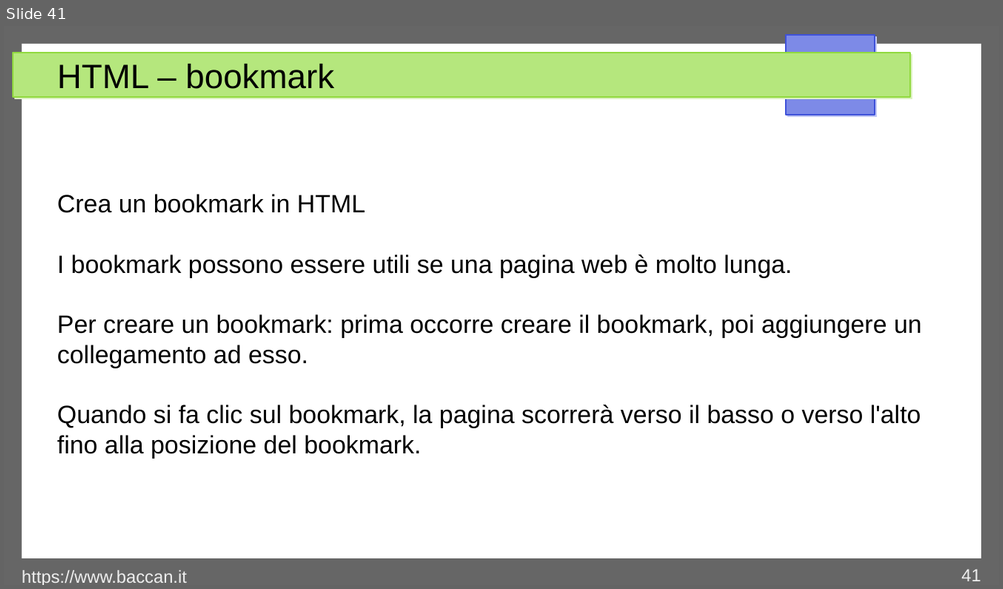
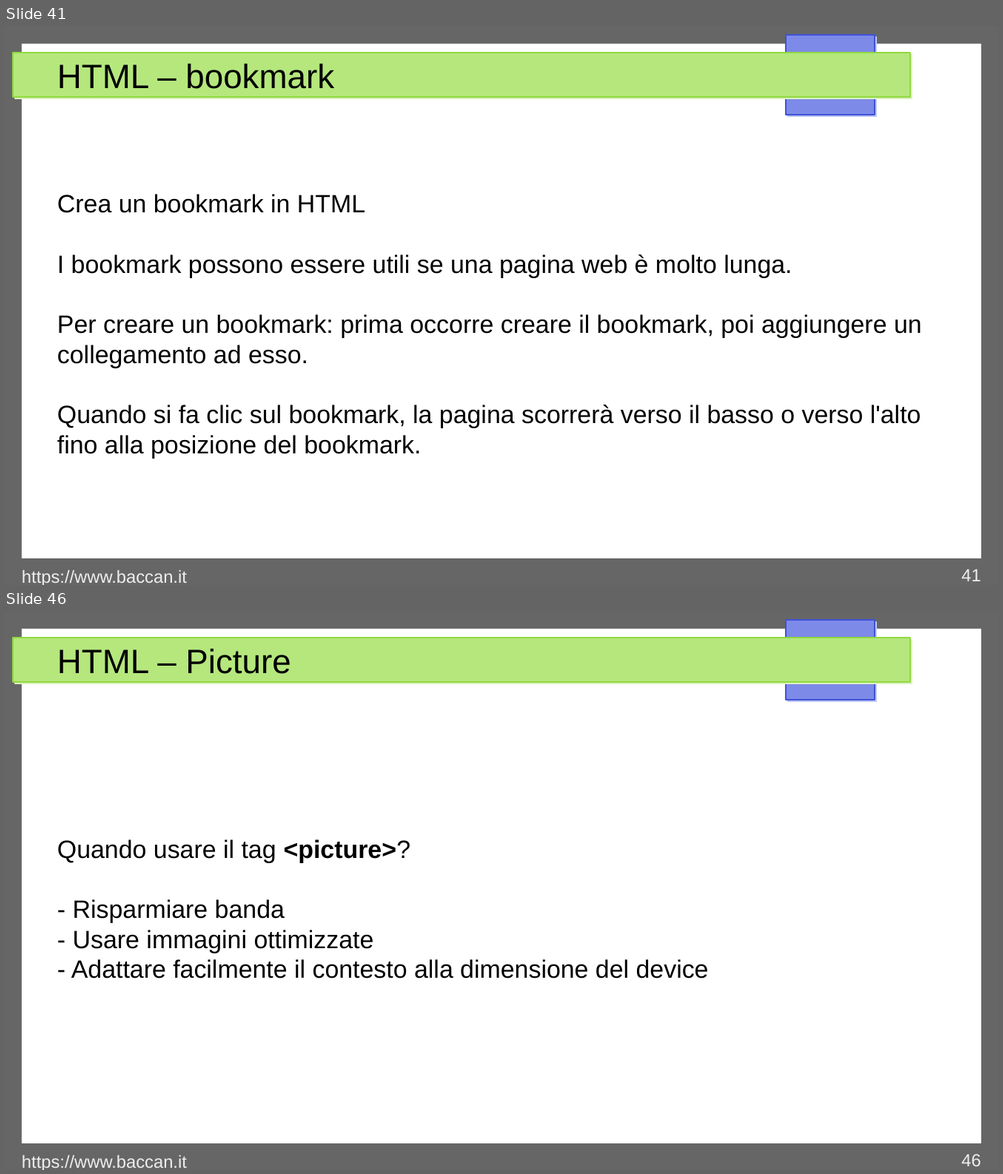
Before and after one commit to matteobaccan/CorsoHTML, a slide deck: Chapter_html.odp. Shown one above the other, each under a label of ours: slide 41 before the commit, slides 41 and 46 after it; the slides between them are not shown. The pictures are 1003x589 and 1003x1174 pixels, drawn with LibreOffice and Linux fonts; fonts in the diff are those of the drawing. Boxes give left, top, right and bottom in pixels: in the first picture for what was removed or moved away, otherwise in the second. Text is boxed around its words. In the diff, an @@ line names an element or a change of style, - is before the commit and + after.

```diff
--- a/Chapter_html.odp
+++ b/Chapter_html.odp
@@ slide 46 added at (4, 611, 999, 1170), background #FFFFFF; not listed: 4 template elements that a slide beside it also shows @@
@@ title added at (57, 649, 290, 674), 27 pt, text #000000 @@
+HTML – Picture
@@ text added at (57, 840, 708, 979), 20 pt, text #000000 @@
+Quando usare il tag <picture>?
+- Risparmiare banda
+- Usare immagini ottimizzate
+- Adattare facilmente il contesto alla dimensione del device
@@ text added at (22, 1156, 187, 1170), 14 pt, text #EEEEEE @@
+https://www.baccan.it
@@ page number added at (961, 1154, 980, 1167), 14 pt, text #EEEEEE @@
+46
```
Also in this commit, not shown: 5 slides changed, 10 other slides added, 11 other files.
